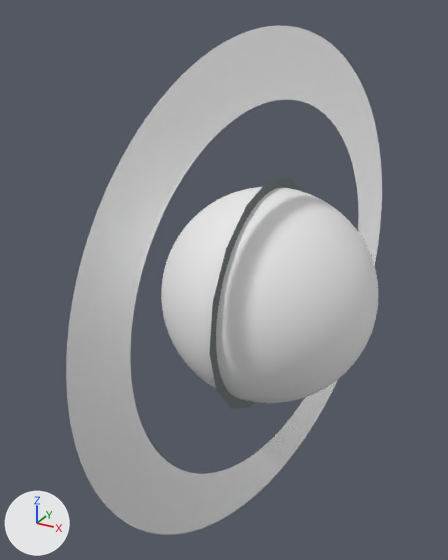
The FBX model Apps/GalaxyExplorerV2_Unity/Assets/models/uranus_model.fbx, before and after one commit.
Both versions are drawn from a 50 mm lens placed at (0.0277, -0.0613, 0.0312), pointed at (-0.005, -0.002, 0.0016). The axes (+X, +Y, +Z) are drawn at lower left. The lights are the same throughout. Where no turn or scale is listed for an object, it has been applied to the vertices. Vertices at the same position are counted once.

Names of what the first picture shows: 'Uranus', 'UranusGlow', 'UranusRings'.
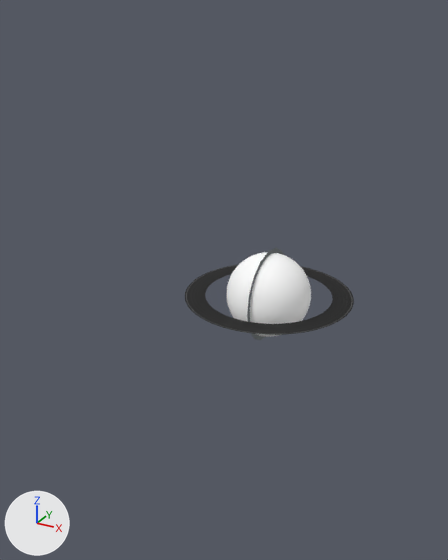
Where the newer file only moved an object's origin or applied its transform, the numbers keep the older frame.

The change in detail:
Picture 'UranusRingsDiffuseAlpha.tga' (img_uranusringsdiffusealpha_tga) is now built by load_image('UranusRingsDiffuseAlpha.tga', '../Galaxy/SolarSystem/Uranus/UranusRingsDiffuseAlpha.tga', 128, 128, 'sRGB') instead of load_image('UranusRingsDiffuseAlpha.tga', '../Galaxy/SolarSystem/Uranus/UranusRingsDiffuseAlpha.tga', 128, 128, 'Non-Color').
In material 'UranusMat.001' (mat_uranusmat_001), emission_strength goes from 0.03 to 1.0.
me_cube_044 has 6146 vertices, 6144 faces and spans x -0.0127..0.0127, y -0.0127..0.0127, z -0.0127..0.0127.
me_cube_044 is used by ob_uranus; location (0.0, 0.0, 0.0).
me_cube_044 part 2: the whole mesh is scaled about its middle by 0.394.
me_cube_033 has 256 vertices, 128 faces and spans x -0.0051..0.0051, y -0.0291..0.0291, z -0.0296..0.0296.
me_cube_033 is used by ob_uranusrings; location (0.0, 0.0, 0.0).
me_cube_033 part 3: the whole mesh is multiplied about its middle by the matrix ((0.0, 0.0, -0.337), (0.058, 0.332, 0.0), (0.332, -0.058, 0.0)).
me_plane_020 has 32 vertices, 32 faces and spans x 0.0, y -0.0141..0.014, z -0.014..0.014.
me_plane_020 is used by ob_uranusglow; location (0.0, 0.0, 0.0).
me_plane_020 part 1: the whole mesh is scaled about its middle by 0.4.

Changed parts and their boxes (x1, y1, x2, y2) in the pictures (448 x 560 px):
'UranusRings', surface changed, reshaped (46% narrower, 86% shorter): before (66, 26, 382, 534); after (185, 265, 354, 335)
'Uranus', surface changed, mesh rescaled (61% narrower, 60% shorter): before (161, 187, 378, 403); after (227, 252, 311, 337)
'UranusGlow', mesh rescaled (60% narrower, 60% shorter): before (209, 176, 303, 409); after (247, 248, 284, 340)
